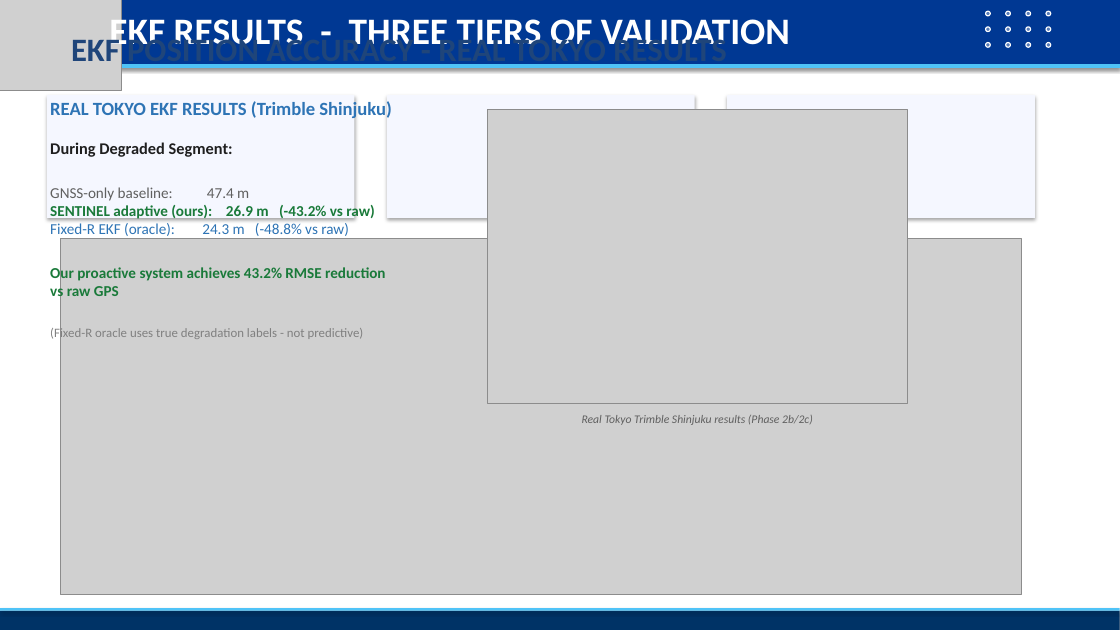
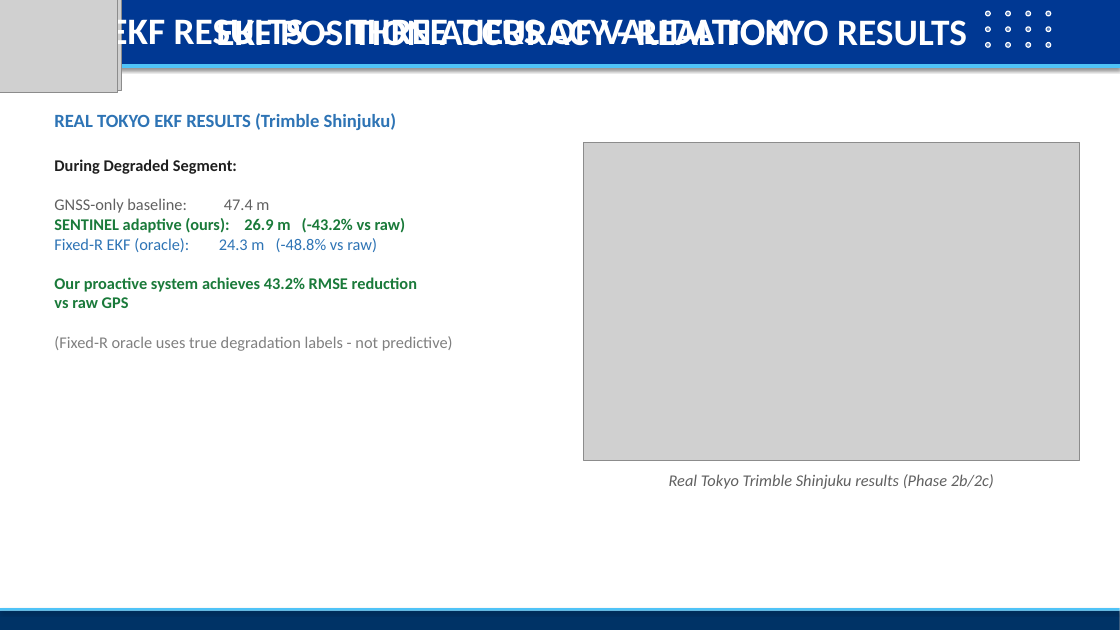
Before and after one commit to Jorshuare/AI-Based-Prediction-for-GNSS-Signal-Degradation, a slide deck: slide 25 of docs/SENTINEL_GNSS_Presentation.pptx. Drawn at 1120x630 pixels with LibreOffice and Linux fonts; fonts in the diff are those of the drawing; grey boxes stand for pictures; background and template pictures are left out. Boxes give left, top, right and bottom in pixels: in the first picture for what was removed or moved away, otherwise in the second. Text is boxed around its words. In the diff, an @@ line names an element or a change of style, - is before the commit and + after.

```diff
--- a/docs/SENTINEL_GNSS_Presentation.pptx
+++ b/docs/SENTINEL_GNSS_Presentation.pptx
@@ picture added at <box>0,0,118,92</box> @@
@@ text "EKF POSITION ACCURACY - REAL ...": place and size @@
-text "EKF POSITION ACCURACY - REAL ..." at <box>71,35,727,70</box>
+text "EKF POSITION ACCURACY - REAL ..." at <box>216,19,967,46</box>
@@ text "EKF POSITION ACCURACY - REAL ..." at <box>216,19,967,46</box>: size 28 to 32 pt, text colour #1F457A to #FFFFFF @@
@@ text "REAL TOKYO EKF RESULTS (Trimble ..." rewrapped from <box>50,99,392,120</box> to <box>54,113,397,130</box> @@
@@ rectangle removed at <box>47,95,355,218</box> @@
@@ rectangle removed at <box>387,95,695,218</box> @@
@@ rectangle removed at <box>728,95,1035,218</box> @@
@@ picture: place and size @@
-picture at <box>487,109,907,403</box>
+picture at <box>584,143,1080,460</box>
@@ text "During Degraded Segment:": place and size @@
-text "During Degraded Segment:" at <box>50,142,385,341</box>
+text "During Degraded Segment:" at <box>54,159,453,351</box>
@@ text at <box>54,198,453,351</box>: size 13 to 14 pt in "GNSS-only baseline: 47.4 m", "SENTINEL adaptive (ours): 26.9 m (-43.2% vs ...", "Fixed-R EKF (oracle): 24.3 m (-48.8% vs ...", "Our proactive system achieves 43.2% RMSE reduction" and 1 more places; size 11 to 14 pt in "(Fixed-R oracle uses true degradation labels - ..." @@
@@ picture removed at <box>60,239,1021,595</box> @@
@@ text "Real Tokyo Trimble Shinjuku results ...": place and size @@
-text "Real Tokyo Trimble Shinjuku results ..." at <box>582,415,813,425</box>
+text "Real Tokyo Trimble Shinjuku results ..." at <box>669,474,994,489</box>
@@ text "Real Tokyo Trimble Shinjuku results ..." at <box>669,474,994,489</box>: size 10 to 14 pt @@
```
Also in this commit, not shown: 14 other slides changed, 42 other files.
